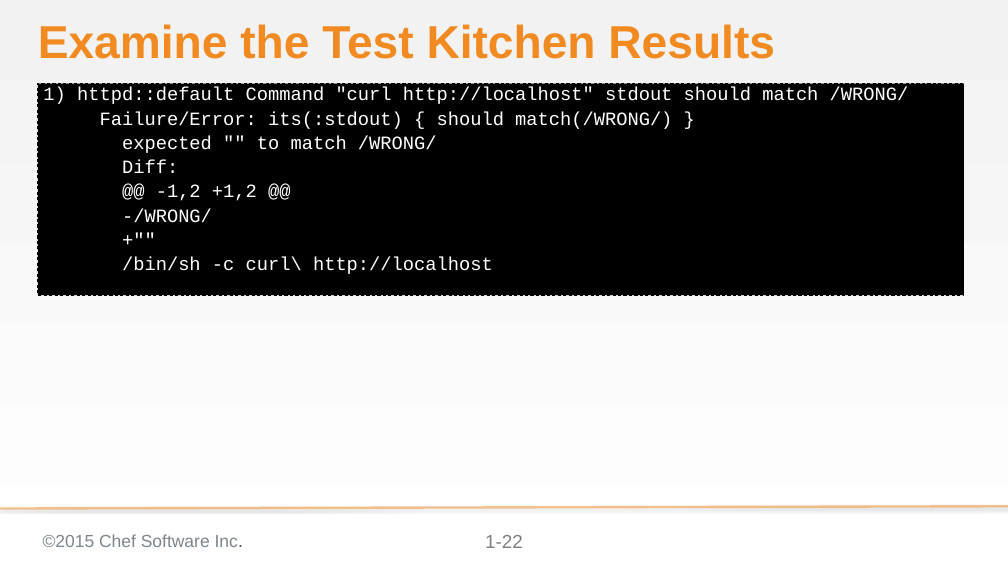
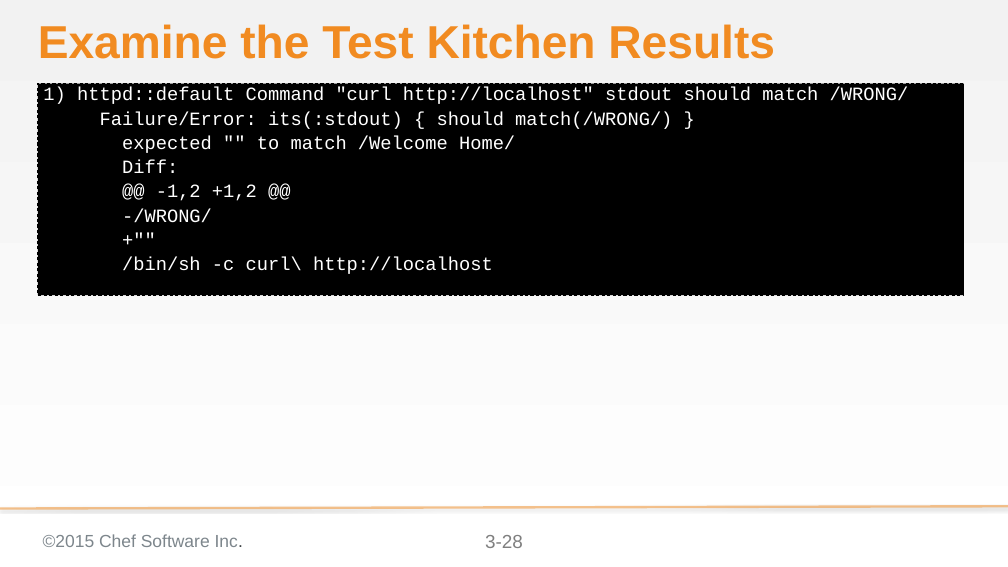
Before and after one commit to chef-training/test_driven_cookbook_development, a slide deck: slide 28 of 03-writing_a_test_first.pptx (slide 22 before the commit). Drawn at 1008x567 pixels with LibreOffice and Linux fonts; fonts in the diff are those of the drawing; background and template pictures are left out. Boxes give left, top, right and bottom in pixels: in the first picture for what was removed or moved away, otherwise in the second. Text is boxed around its words. In the diff, an @@ line names an element or a change of style, - is before the commit and + after.

```diff
--- a/03-writing_a_test_first.pptx
+++ b/03-writing_a_test_first.pptx
@@ text at (122, 136, 515, 153): text changed @@
-expected "" to match /WRONG/
+expected "" to match /Welcome Home/
@@ page number at (485, 535, 523, 548): text changed @@
-1-22
+3-28
```
Also in this commit, not shown: 6 other slides changed, 8 slides added, 6 slides removed.
